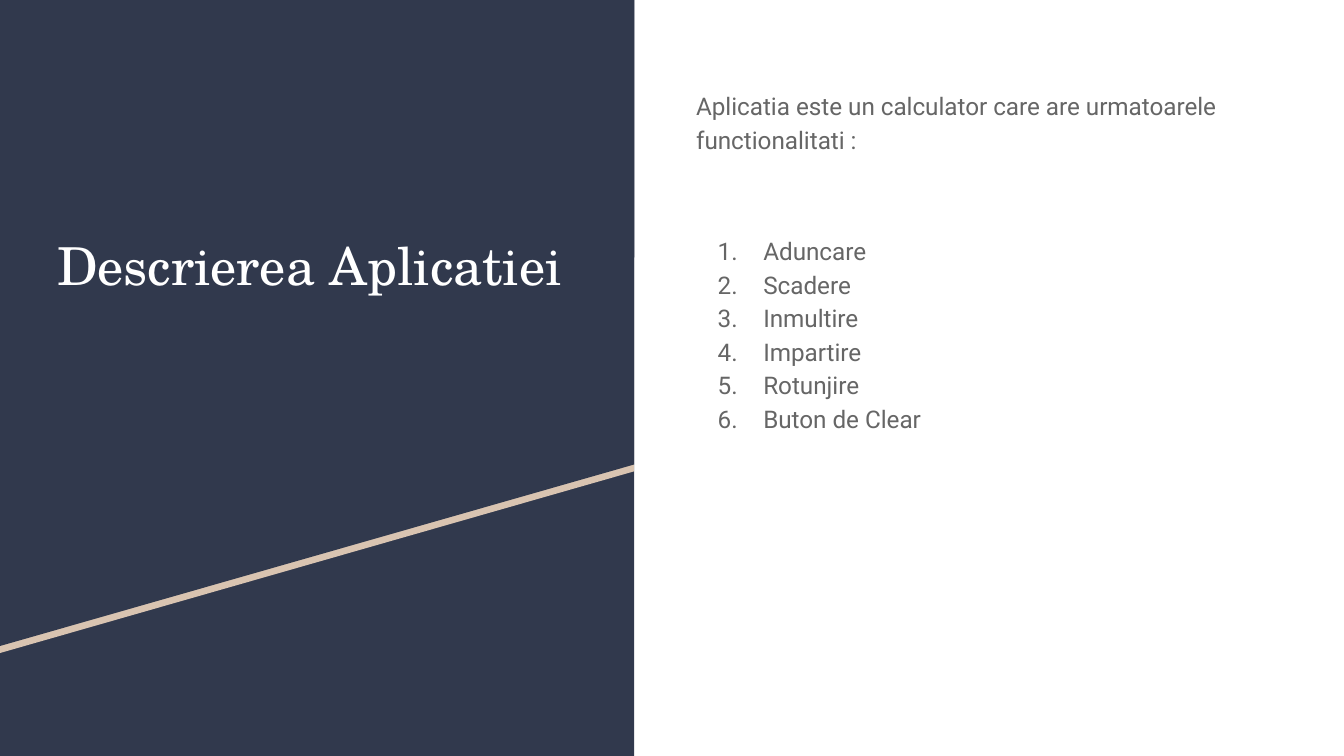
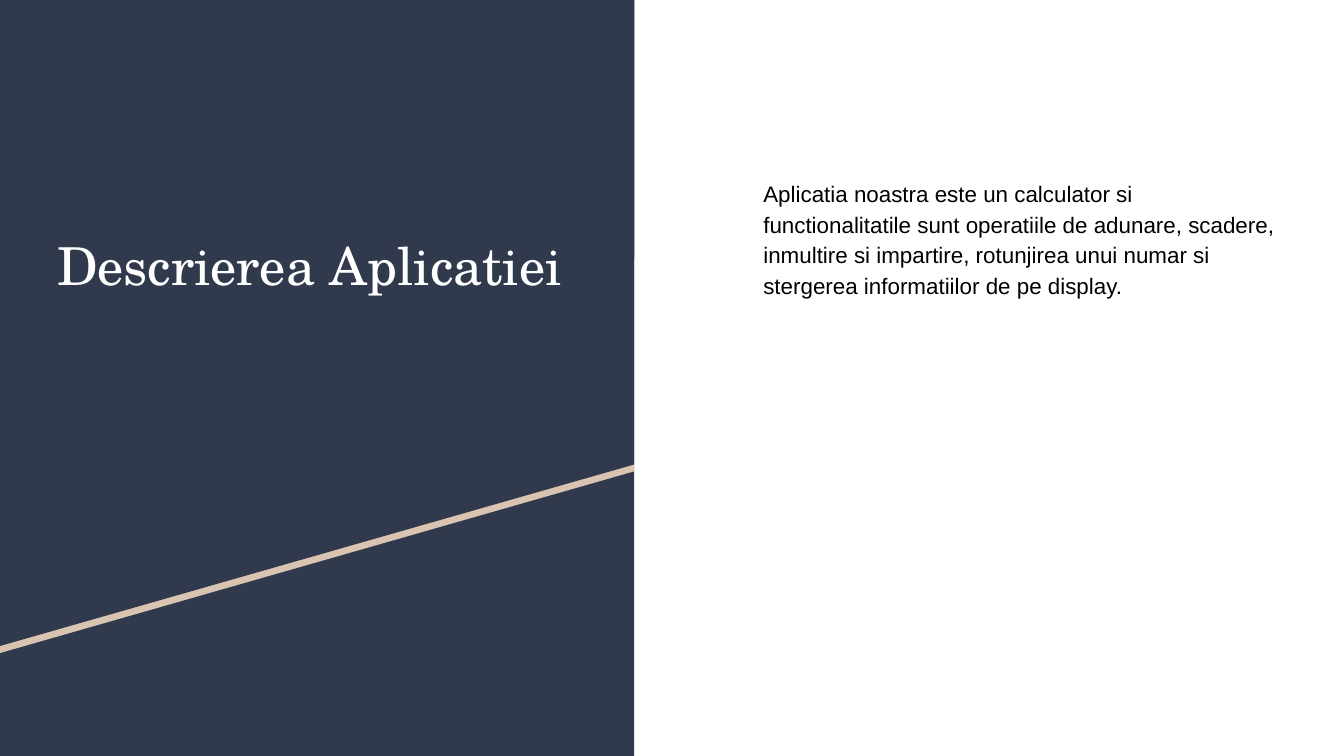
Before and after one commit to Bogdanstef20/ProiectTSS, a slide deck: slide 2 of Prezentare_TSS.pptx. Drawn at 1344x756 pixels with LibreOffice and Linux fonts; fonts in the diff are those of the drawing. Boxes give left, top, right and bottom in pixels: in the first picture for what was removed or moved away, otherwise in the second. Text is boxed around its words. In the diff, an @@ line names an element or a change of style, - is before the commit and + after.

```diff
--- a/Prezentare_TSS.pptx
+++ b/Prezentare_TSS.pptx
@@ text at (x1=763, y1=185, x2=1274, y2=299): text changed; size 13 to 12 pt; font Roboto to Arial; text colour #666666 to #000000 @@
-Aplicatia este un calculator care are urmatoarele functionalitati :
-1. Aduncare
-2. Scadere
-3. Inmultire
-4. Impartire
-5. Rotunjire
-6. Buton de Clear
+Aplicatia noastra este un calculator si functionalitatile sunt operatiile de adunare, scadere, inmultire si impartire, rotunjirea unui numar si stergerea informatiilor de pe display.
```
Also in this commit, not shown: 4 slides added, 7 slides removed.
